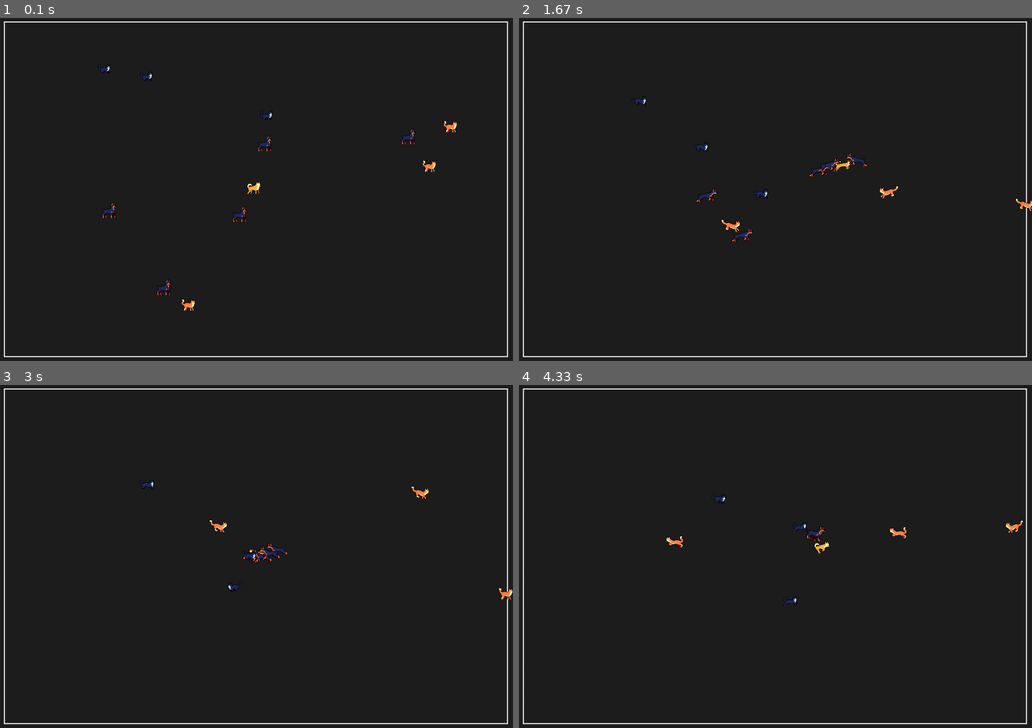
Above: before the commit, frames 1-4 (two rows, left to right).
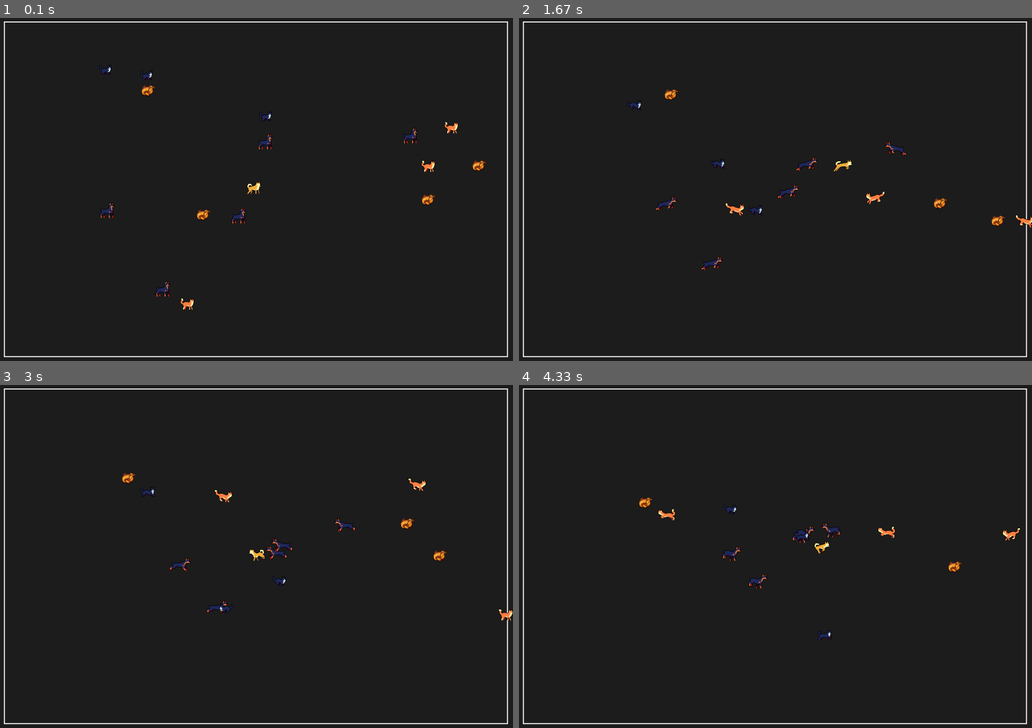
Above: after the commit, the same moments.

Repository: mluizabatista/lpc2025
Game: pygame game, started from atividadefinal/main.py
Two runs of this game, one before a commit and one after it. Both use one fixed random seed, a clock stepped at 60 frames per second and the inputs below.
Inputs:
- Up to frame 1 (0.1 s): no input
- Up to frame 2 (1.67 s): hold D 0.33-0.8 s; hold W 0.83-1.13 s; hold D 1.17-1.63 s
- Up to frame 3 (3 s): hold A 1.67-2.2 s; hold S 2.23-2.53 s; hold A 2.57-2.97 s
- Up to frame 4 (4.33 s): hold W 3-3.37 s; hold D 3.4-4.03 s; hold S from 4.07 s (still down)

The runs differ from the first frame. In frame 1, 0.8% of the frame differs, in the area x 19-95%, y 13-86%; in frame 2, 1.2%, in the area x 21-100%, y 20-74%; in frame 3, 1.1%; in frame 4, 0.9%.

Commit message:
Chicken adition && entity response configuration

Diff:
--- a/atividadefinal/game.py
+++ b/atividadefinal/game.py
@@ -1,7 +1,7 @@
 import pygame
 import random
 from config import WIDTH, HEIGHT, FPS, BORDER_THICKNESS, TOP_BORDER_THICKNESS
-from sprites import Player, DobermannNPC, BlackCatNPC, OrangeCatNPC
+from sprites import Player, DobermannNPC, BlackCatNPC, OrangeCatNPC, ChickenNPC
 
 class Game:
     def __init__(self):
@@ -10,12 +10,18 @@
         pygame.display.set_caption("Caramel Adventures")
         self.clock = pygame.time.Clock()
 
+        # Grupo único para desenhar/atualizar todas as sprites
         self.all_sprites = pygame.sprite.Group()
 
+        # Grupo adicional para frangos (para detectar remoção facilmente)
+        self.chickens = pygame.sprite.Group()
+
+        # ----- PLAYER -----
         player_x = WIDTH // 2
         player_y = HEIGHT // 2
         self.player = Player(player_x, player_y, self.all_sprites)
 
+        # definir limites de mapa
         self.bounds = pygame.Rect(
             BORDER_THICKNESS,
             TOP_BORDER_THICKNESS,
@@ -24,40 +30,64 @@
         )
         self.player.set_bounds(self.bounds)
 
+        # ----- NPCs -----
         self.spawn_npcs()
+        self.spawn_chickens()
 
+        # aplicar limites a todos
         for sprite in self.all_sprites:
             if hasattr(sprite, "set_bounds"):
                 sprite.set_bounds(self.bounds)
 
         self.running = True
 
+    def random_pos(self, margin=60):
+        left = BORDER_THICKNESS + margin
+        right = WIDTH - BORDER_THICKNESS - margin
+        top = TOP_BORDER_THICKNESS + margin
+        bottom = HEIGHT - BORDER_THICKNESS - margin
+
+        x = random.randint(int(left), int(max(left + 1, right)))
+        y = random.randint(int(top), int(max(top + 1, bottom)))
+        return x, y
+
     def spawn_npcs(self):
-        def random_pos(margin=80):
-            left = BORDER_THICKNESS + margin
-            right = WIDTH - BORDER_THICKNESS - margin
-            top = TOP_BORDER_THICKNESS + margin
-            bottom = HEIGHT - BORDER_THICKNESS - margin
-
-            x = random.randint(int(left), int(max(left + 1, right)))
-            y = random.randint(int(top), int(max(top + 1, bottom)))
-            return x, y
-
+        # Dobermanns
         for _ in range(5):
-            x, y = random_pos(margin=80)
+            x, y = self.random_pos(80)
             npc = DobermannNPC(x, y, self.all_sprites)
             npc.player = self.player
 
+        # Black cats
         for _ in range(3):
-            x, y = random_pos(margin=60)
+            x, y = self.random_pos(60)
             BlackCatNPC(x, y, self.all_sprites)
 
+        # Orange cats
         for _ in range(3):
-            x, y = random_pos(margin=60)
+            x, y = self.random_pos(60)
             OrangeCatNPC(x, y, self.all_sprites)
+
+    def spawn_chickens(self):
+        for _ in range(4):
+            x, y = self.random_pos(40)
+            chicken = ChickenNPC(x, y, [self.all_sprites, self.chickens])
 
     def draw_border(self):
         pygame.draw.rect(self.screen, (255, 255, 255), self.bounds, width=2)
+
+    def handle_chicken_collisions(self):
+        # qualquer entidade colide com frango => frango some
+        for chicken in list(self.chickens):
+            collided = pygame.sprite.spritecollide(
+                chicken,
+                self.all_sprites,
+                False,
+                pygame.sprite.collide_mask
+            )
+            for entity in collided:
+                if entity is not chicken:
+                    chicken.kill()
 
     def run(self):
         while self.running:
@@ -69,6 +99,8 @@
 
             self.all_sprites.update(dt)
 
+            self.handle_chicken_collisions()
+
             self.screen.fill((30, 30, 30))
             self.draw_border()
             self.all_sprites.draw(self.screen)
--- a/atividadefinal/sprites.py
+++ b/atividadefinal/sprites.py
@@ -8,15 +8,14 @@
     frames = []
     for y in range(0, sheet_height, frame_height):
         for x in range(0, sheet_width, frame_width):
-
             if x + frame_width > sheet_width or y + frame_height > sheet_height:
                 continue
-
             frame = sheet.subsurface((x, y, frame_width, frame_height))
             frames.append(frame)
-
     return frames
 
+
+# -------------------- BASE ENTITY ----------------------
 class Entity(pygame.sprite.Sprite):
     def __init__(self, x, y, speed, spritesheet_idle, spritesheet_walk, frame_w, frame_h, groups):
         super().__init__(groups)
@@ -32,9 +31,6 @@
         self.anim_idle = load_spritesheet(spritesheet_idle, frame_w, frame_h)
         self.anim_walk = load_spritesheet(spritesheet_walk, frame_w, frame_h)
 
-        if len(self.anim_idle) == 0 or len(self.anim_walk) == 0:
-            print(f"⚠ ERRO: sprites vazios em {spritesheet_idle} ou {spritesheet_walk}")
-
         self.current_anim = self.anim_idle
         self.image = self.current_anim[0]
         self.rect = self.image.get_rect(center=(x, y))
@@ -49,20 +45,15 @@
         self.bounds = bounds
 
     def animate(self, dt):
-
         if len(self.current_anim) == 0:
             return
 
         self.frame_time += dt
         if self.frame_time >= self.frame_speed:
             self.frame_time = 0
-            self.frame += 1
-
-            if self.frame >= len(self.current_anim):
-                self.frame = 0
+            self.frame = (self.frame + 1) % len(self.current_anim)
 
             base_img = self.current_anim[self.frame]
-
             if self.facing_left:
                 base_img = pygame.transform.flip(base_img, True, False)
 
@@ -70,6 +61,148 @@
             self.rect = self.image.get_rect(center=(self.x, self.y))
 
     def move(self, dt):
+        self.x += self.dx * self.speed * dt
+        self.y += self.dy * self.speed * dt
+
+        if self.bounds:
+            bx, by, bw, bh = self.bounds
+
+            if self.x < bx: self.x = bx
+            if self.x > bx + bw: self.x = bx + bw
+            if self.y < by: self.y = by
+            if self.y > by + bh: self.y = by + bh
+
+        self.rect.center = (self.x, self.y)
+
+    def update(self, dt):
+        moving = self.dx != 0 or self.dy != 0
+        self.current_anim = self.anim_walk if moving else self.anim_idle
+
+        if self.dx < 0:
+            self.facing_left = True
+        elif self.dx > 0:
+            self.facing_left = False
+
+        self.move(dt)
+        self.animate(dt)
+
+
+# -------------------- PLAYER ----------------------
+class Player(Entity):
+    def __init__(self, x, y, groups):
+        super().__init__(
+            x, y,
+            speed=150,
+            spritesheet_idle="assets/caramel/Idle.png",
+            spritesheet_walk="assets/caramel/Walk.png",
+            frame_w=48, frame_h=48,
+            groups=groups
+        )
+
+    def update(self, dt):
+        keys = pygame.key.get_pressed()
+        self.dx = keys[pygame.K_d] - keys[pygame.K_a]
+        self.dy = keys[pygame.K_s] - keys[pygame.K_w]
+        super().update(dt)
+
+
+# -------------------- DOBERMANN ----------------------
+class DobermannNPC(Entity):
+    def __init__(self, x, y, groups):
+        super().__init__(
+            x, y,
+            speed=50,
+            spritesheet_idle="assets/dobermann/Idle.png",
+            spritesheet_walk="assets/dobermann/Walk.png",
+            frame_w=48, frame_h=48,
+            groups=groups
+        )
+        self.player = None
+
+    def update(self, dt):
+        if self.player:
+            px, py = self.player.x, self.player.y
+            dx = px - self.x
+            dy = py - self.y
+            dist = max(1, (dx**2 + dy**2) ** 0.5)
+            self.dx = dx / dist
+            self.dy = dy / dist
+
+        super().update(dt)
+
+
+# -------------------- BLACK CAT ----------------------
+class BlackCatNPC(Entity):
+    def __init__(self, x, y, groups):
+        super().__init__(
+            x, y,
+            speed=120,
+            spritesheet_idle="assets/blackcat/Idle.png",
+            spritesheet_walk="assets/blackcat/Walk.png",
+            frame_w=48, frame_h=48,
+            groups=groups
+        )
+        self.change_time = 0
+
+    def update(self, dt):
+        self.change_time -= dt
+        if self.change_time <= 0:
+            self.dx = random.choice([-1, 0, 1])
+            self.dy = random.choice([-1, 0, 1])
+            self.change_time = random.uniform(0.5, 1.3)
+        super().update(dt)
+
+
+# -------------------- ORANGE CAT ----------------------
+class OrangeCatNPC(Entity):
+    def __init__(self, x, y, groups):
+        super().__init__(
+            x, y,
+            speed=120,
+            spritesheet_idle="assets/orangecat/Idle.png",
+            spritesheet_walk="assets/orangecat/Walk.png",
+            frame_w=48, frame_h=48,
+            groups=groups
+        )
+        self.change_time = 0
+
+    def update(self, dt):
+        self.change_time -= dt
+        if self.change_time <= 0:
+            self.dx = random.choice([-1, 0, 1])
+            self.dy = random.choice([-1, 0, 1])
+            self.change_time = random.uniform(0.5, 1.3)
+        super().update(dt)
+
+
+# -------------------- CHICKEN NPC ----------------------
+class ChickenNPC(pygame.sprite.Sprite):
+    def __init__(self, x, y, groups):
+        super().__init__(groups)
+
+        img = pygame.image.load("assets/chicken.png").convert_alpha()
+        self.image = pygame.transform.scale(img, (32, 32))
+        self.rect = self.image.get_rect(center=(x, y))
+
+        self.x = x
+        self.y = y
+        self.speed = 70
+        self.dx = random.choice([-1, 0, 1])
+        self.dy = random.choice([-1, 0, 1])
+        self.change_time = random.uniform(0.5, 1.5)
+
+        self.bounds = None
+
+    def set_bounds(self, bounds):
+        self.bounds = bounds
+
+    def update(self, dt):
+        self.change_time -= dt
+        if self.change_time <= 0:
+            self.dx = random.choice([-1, 0, 1])
+            self.dy = random.choice([-1, 0, 1])
+            self.change_time = random.uniform(0.4, 1.2)
+
         self.x += self.dx * self.speed * dt
         self.y += self.dy * self.speed * dt
 
@@ -81,104 +214,3 @@
             if self.y > by + bh: self.y = by + bh
 
         self.rect.center = (self.x, self.y)
-
-    def update(self, dt):
-        moving = self.dx != 0 or self.dy != 0
-        self.current_anim = self.anim_walk if moving else self.anim_idle
-
-        if self.dx < 0:
-            self.facing_left = True
-        elif self.dx > 0:
-            self.facing_left = False
-
-        self.move(dt)
-        self.animate(dt)
-
-class Player(Entity):
-    def __init__(self, x, y, groups):
-        super().__init__(
-            x, y,
-            speed=150,
-            spritesheet_idle="assets/caramel/Idle.png",
-            spritesheet_walk="assets/caramel/Walk.png",
-            frame_w=48, frame_h=48,
-            groups=groups
-        )
-
-    def update(self, dt):
-        keys = pygame.key.get_pressed()
-
-        self.dx = keys[pygame.K_d] - keys[pygame.K_a]
-        self.dy = keys[pygame.K_s] - keys[pygame.K_w]
-
-        super().update(dt)
-
-
-class DobermannNPC(Entity):
-    def __init__(self, x, y, groups):
-        super().__init__(
-            x, y,
-            speed=100,
-            spritesheet_idle="assets/dobermann/Idle.png",
-            spritesheet_walk="assets/dobermann/Walk.png",
-            frame_w=48, frame_h=48,
-            groups=groups
-        )
-        self.player = None
-
-    def update(self, dt):
-        if self.player:
-            px, py = self.player.x, self.player.y
-            dx = px - self.x
-            dy = py - self.y
-
-            dist = max(1, (dx**2 + dy**2) ** 0.5)
-
-            self.dx = dx / dist
-            self.dy = dy / dist
-
-        super().update(dt)
-
-
-class BlackCatNPC(Entity):
-    def __init__(self, x, y, groups):
-        super().__init__(
-            x, y,
-            speed=100,
-            spritesheet_idle="assets/blackcat/Idle.png",
-            spritesheet_walk="assets/blackcat/Walk.png",
-            frame_w=48, frame_h=48,
-            groups=groups
-        )
-        self.change_time = 0
-
-    def update(self, dt):
-        self.change_time -= dt
-        if self.change_time <= 0:
-            self.dx = random.choice([-1, 0, 1])
-            self.dy = random.choice([-1, 0, 1])
-            self.change_time = random.uniform(0.5, 1.3)
-
-        super().update(dt)
-
-
-class OrangeCatNPC(Entity):
-    def __init__(self, x, y, groups):
-        super().__init__(
-            x, y,
-            speed=100,
-            spritesheet_idle="assets/orangecat/Idle.png",
-            spritesheet_walk="assets/orangecat/Walk.png",
-            frame_w=48, frame_h=48,
-            groups=groups
-        )
-        self.change_time = 0
-
-    def update(self, dt):
-        self.change_time -= dt
-        if self.change_time <= 0:
-            self.dx = random.choice([-1, 0, 1])
-            self.dy = random.choice([-1, 0, 1])
-            self.change_time = random.uniform(0.5, 1.3)
-
-        super().update(dt)
Binary file added: atividadefinal/assets/chicken.png
